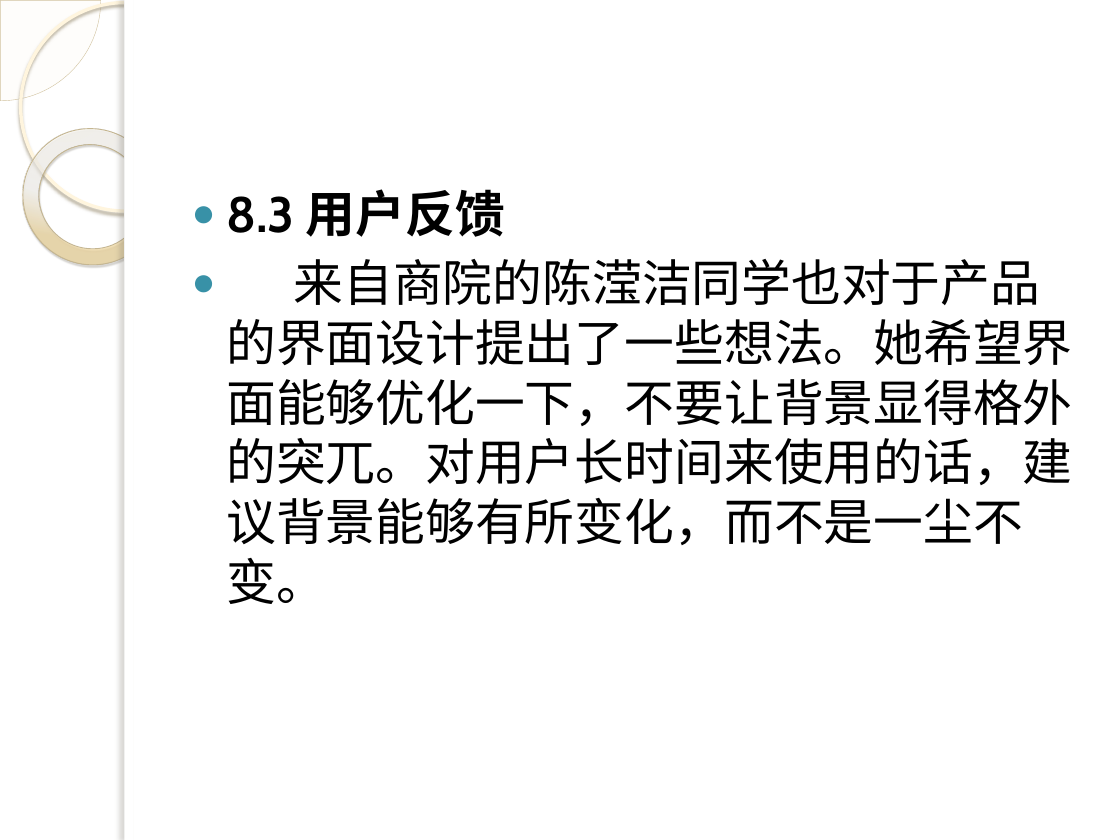
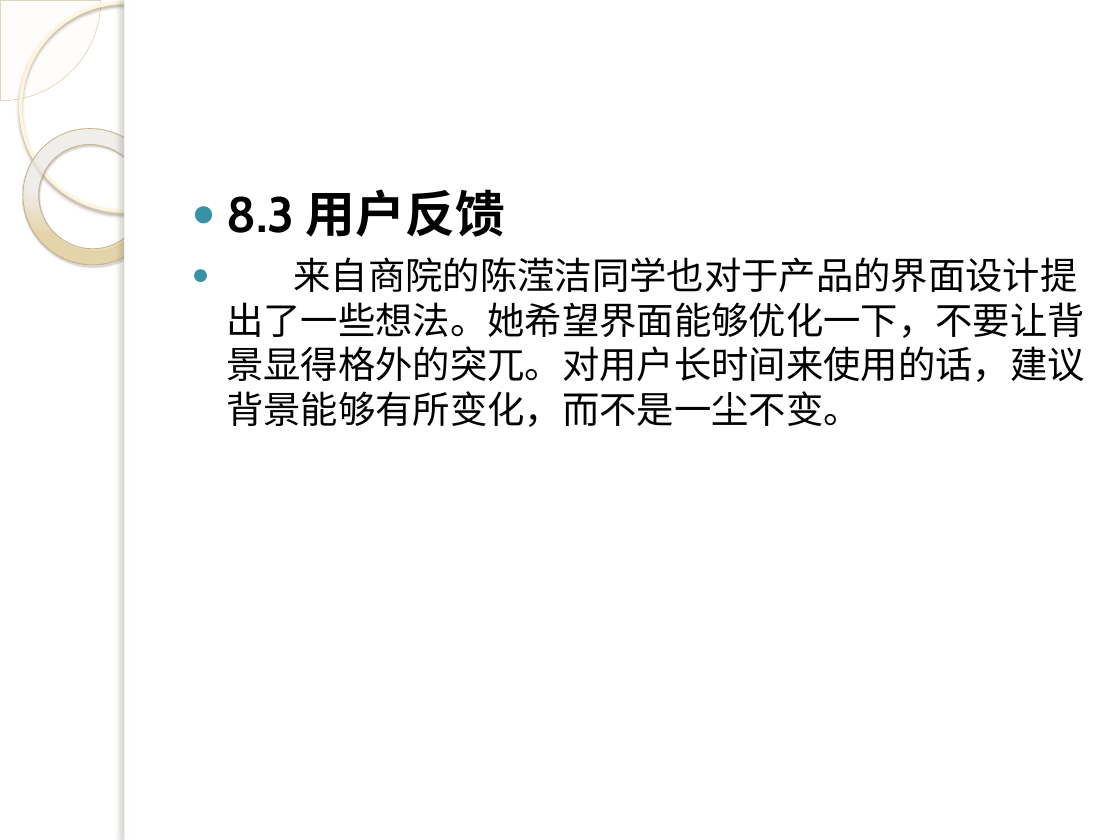
Before and after one commit to 3d-fishing/3D-app, a slide deck: slide 37 of 需求分析.pptx (slide 36 before the commit). Drawn at 1120x840 pixels with LibreOffice and Linux fonts; fonts in the diff are those of the drawing; background and template pictures are left out. Boxes give left, top, right and bottom in pixels: in the first picture for what was removed or moved away, otherwise in the second. Text is boxed around its words. In the diff, an @@ line names an element or a change of style, - is before the commit and + after.

```diff
--- a/需求分析.pptx
+++ b/需求分析.pptx
@@ text at <box>226,257,1085,427</box>: size 32 to 24 pt @@
```
Also in this commit, not shown: 2 other slides changed, 4 slides added.
